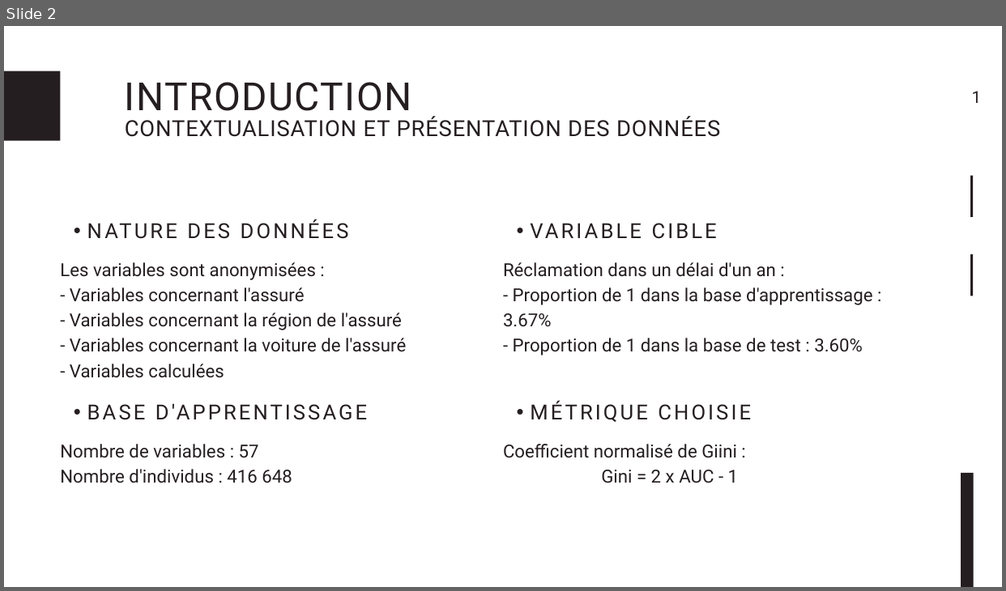
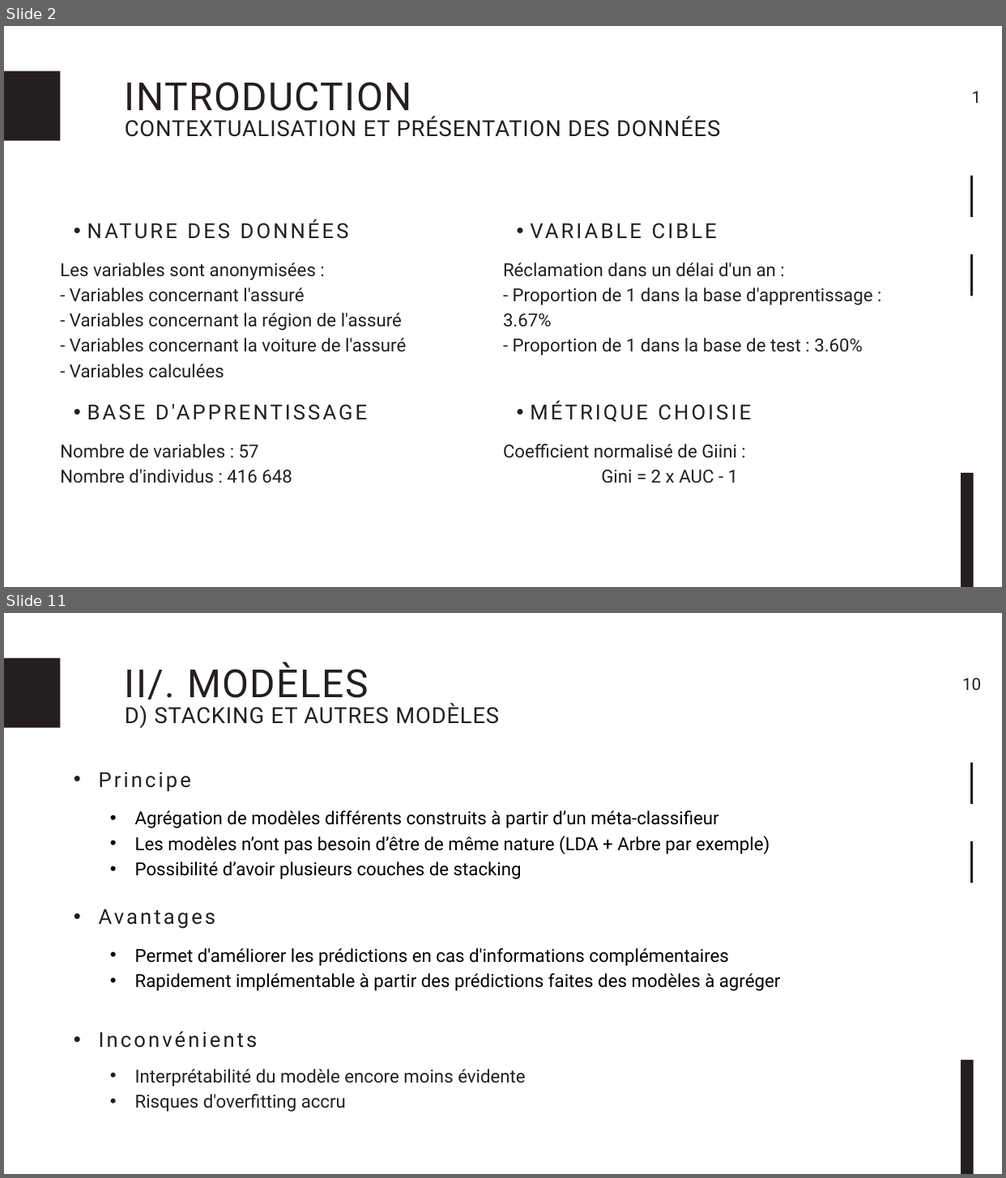
Before and after one commit to Psqrt/projet_ml, a slide deck: presentation/projet_ml.pptx. Shown one above the other, each under a label of ours: slide 2 before the commit, slides 2 and 11 after it; the slides between them are not shown. The pictures are 1006x591 and 1006x1178 pixels, drawn with LibreOffice and Linux fonts; fonts in the diff are those of the drawing. Boxes give left, top, right and bottom in pixels: in the first picture for what was removed or moved away, otherwise in the second. Text is boxed around its words. In the diff, an @@ line names an element or a change of style, - is before the commit and + after.

```diff
--- a/presentation/projet_ml.pptx
+++ b/presentation/projet_ml.pptx
@@ slide 11 added at <box>4,613,1002,1174</box>, background #FFFFFF @@
@@ rectangle added at <box>4,658,60,728</box>, fill #251E20 @@
@@ text added at <box>125,662,368,707</box>, 56 pt, text #251E20 @@
+II/. MODÈLES
@@ text added at <box>962,678,981,690</box>, 24 pt, text #251E20 @@
+10
@@ text added at <box>125,703,499,728</box>, 32 pt, text #251E20 @@
+D) STACKING ET AUTRES MODÈLES
@@ text added at <box>99,772,191,792</box>, 30 pt, text #251E20 @@
+  • Principe
@@ rectangle added at <box>970,763,973,804</box>, fill #251E20 @@
@@ text added at <box>135,811,769,879</box>, 26 pt, text #000000 @@
+    • Agrégation de modèles différents construits à partir d’un méta-classifieur
+    • Les modèles n’ont pas besoin d’être de même nature (LDA + Arbre par exemple)
+    • Possibilité d’avoir plusieurs couches de stacking
@@ rectangle added at <box>970,841,973,883</box>, fill #251E20 @@
@@ text added at <box>60,900,844,926</box>, 30 pt, text #251E20 @@
+  • Avantages
@@ text added at <box>135,948,781,991</box>, 26 pt, text #000000 @@
+    • Permet d'améliorer les prédictions en cas d'informations complémentaires
+    • Rapidement implémentable à partir des prédictions faites des modèles à agréger
@@ text added at <box>99,1031,258,1048</box>, 30 pt, text #251E20 @@
+  • Inconvénients
@@ text added at <box>135,1069,526,1112</box>, 26 pt, text #251E20 @@
+    • Interprétabilité du modèle encore moins évidente
+    • Risques d'overfitting accru
@@ rectangle added at <box>961,1060,973,1174</box>, fill #251E20 @@
```
Also in this commit, not shown: 7 slides changed, 3 other slides added, 1 slide removed, 3 other files.
